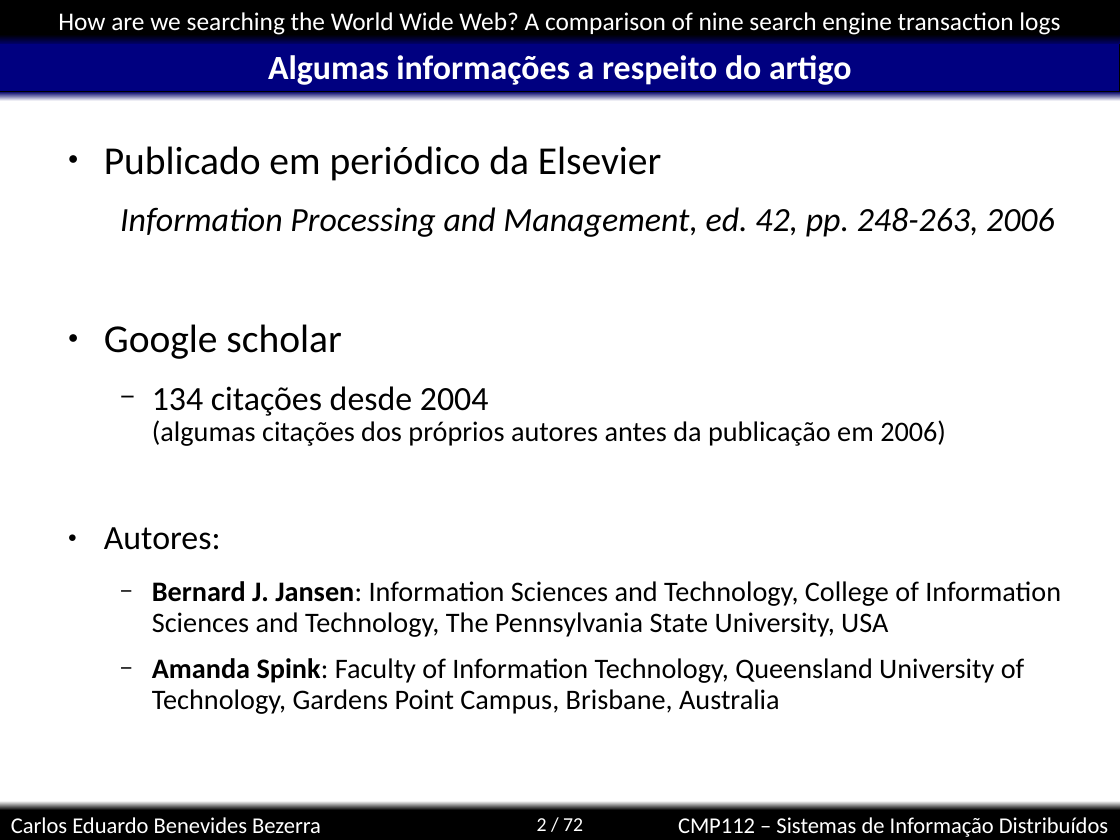
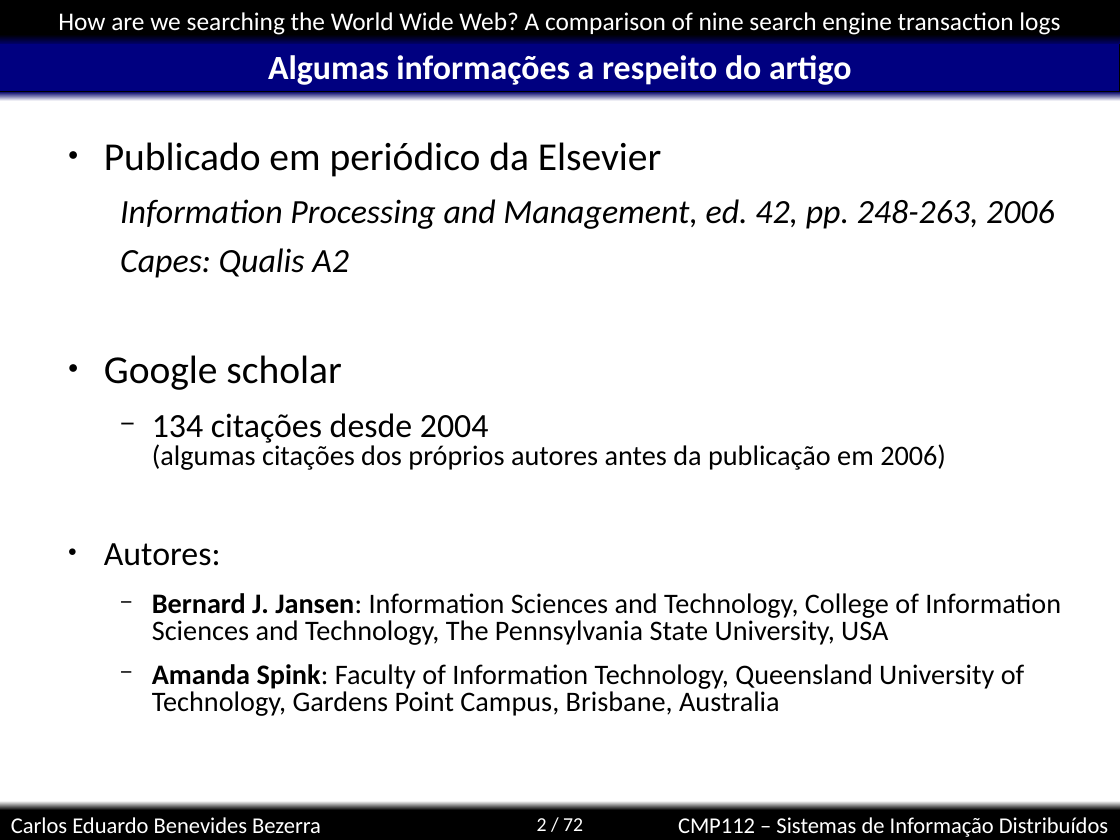
Before and after one commit to kdubezerra/kdubezerra, a slide deck: slide 2 of disciplinas/cmp112/artigohow.ppt. Drawn at 1120x840 pixels with LibreOffice and Linux fonts; fonts in the diff are those of the drawing; background and template pictures are left out. Boxes give left, top, right and bottom in pixels: in the first picture for what was removed or moved away, otherwise in the second. Text is boxed around its words. In the diff, an @@ line names an element or a change of style, - is before the commit and + after.

```diff
--- a/disciplinas/cmp112/artigohow.ppt
+++ b/disciplinas/cmp112/artigohow.ppt
@@ text at (104, 142, 1061, 716): line spacing 0.9 to 0.8 @@
@@ text at (120, 248, 349, 278): paragraph added @@
+  Capes: Qualis A2
```
Also in this commit, not shown: 3 other slides changed, 2 slides added.
